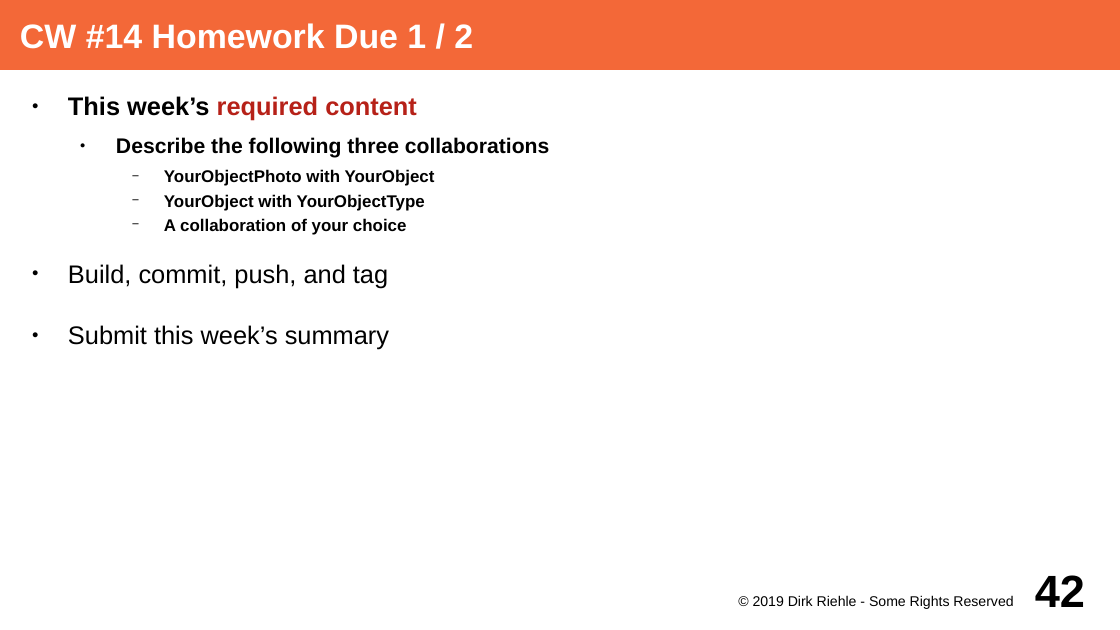
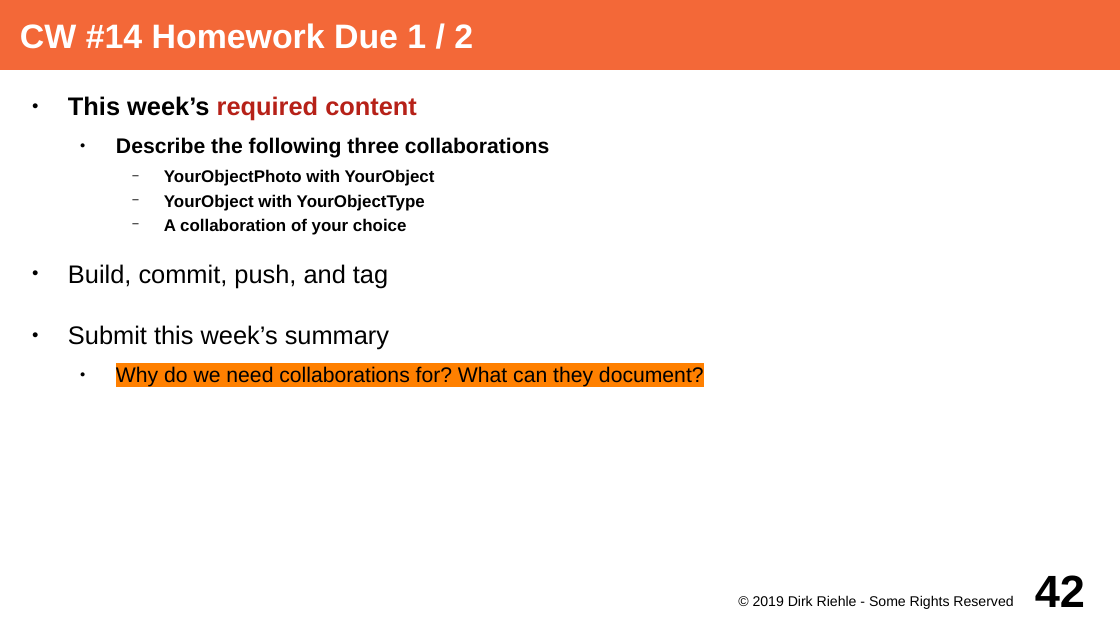
Before and after one commit to dirkriehle/adap-course, a slide deck: slide 42 of Lecture Slides/ADAP A02 - Course Schedule.odp. Drawn at 1120x630 pixels with LibreOffice and Linux fonts; fonts in the diff are those of the drawing. Boxes give left, top, right and bottom in pixels: in the first picture for what was removed or moved away, otherwise in the second. Text is boxed around its words. In the diff, an @@ line names an element or a change of style, - is before the commit and + after.

```diff
--- a/Lecture Slides/ADAP A02 - Course Schedule.odp
+++ b/Lecture Slides/ADAP A02 - Course Schedule.odp
@@ text at bbox=[116, 366, 704, 387]: paragraph added @@
+  ● Why do we need collaborations for? What can they document?
```
Also in this commit, not shown: 8 other slides changed.
